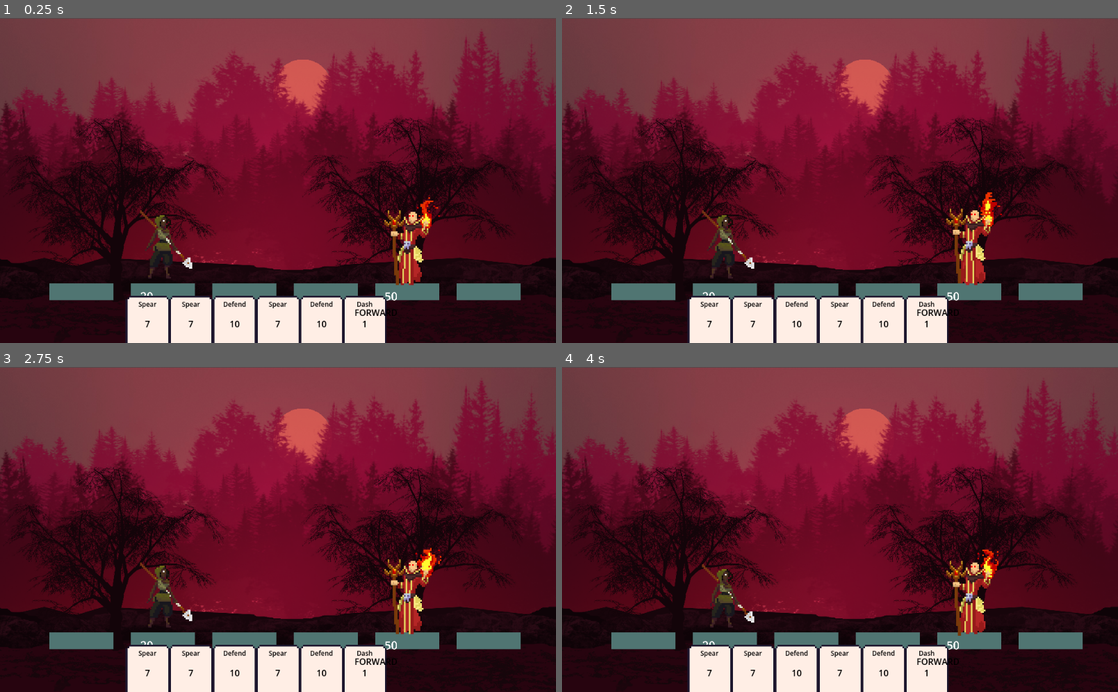
Above: before the commit, frames 1-4 (two rows, left to right).
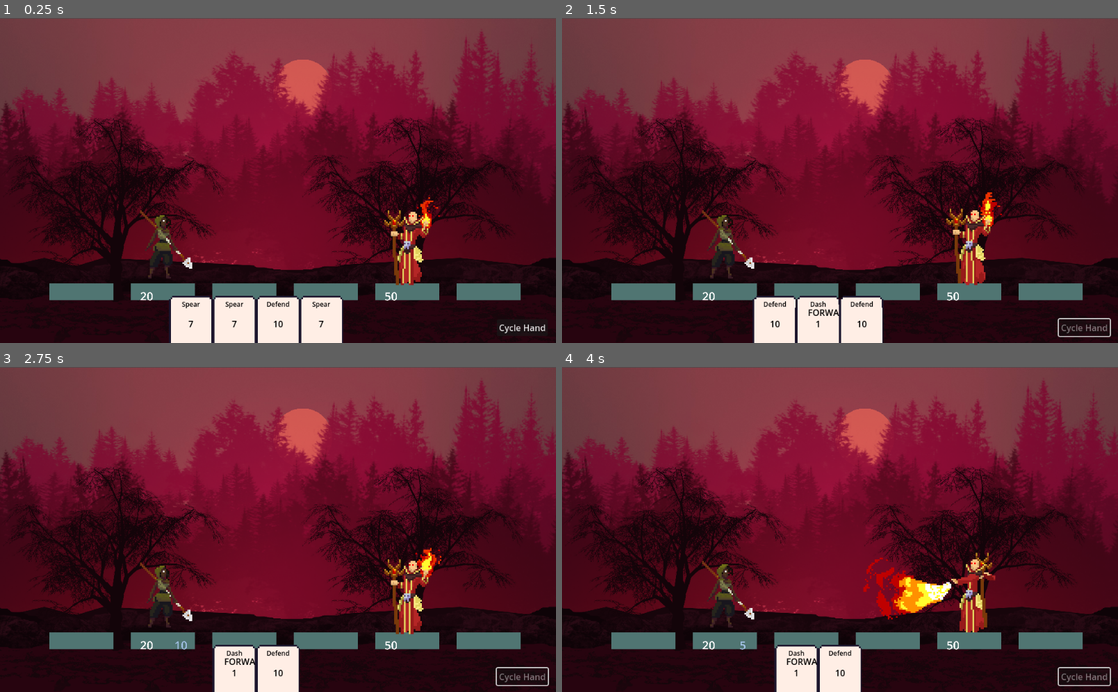
Above: after the commit, the same moments.

Repository: maxnovak/card-battle-time
Game: Godot game, scene res://Combat.tscn
Same seed, same stepped clock (60 frames per second), same inputs: the game is played once before the commit and once after it.
Inputs (mouse positions are in pixels of both pictures, inside the frame that each line leads up to):
- Up to frame 1 (0.25 s): no input
- Up to frame 2 (1.5 s): click (1084, 326) at 0.5 s, where only the run after the commit has a clickable "Cycle Hand"; move the mouse to (712, 323) at 1.27 s; click (712, 323) at 1.42 s
- Up to frame 3 (2.75 s): move the mouse to (189, 672) at 2.02 s; click (189, 672) at 2.17 s
- Up to frame 4 (4 s): move the mouse to (795, 672) at 2.77 s; click (795, 672) at 2.92 s; move the mouse to (840, 672) at 3.52 s; click (840, 672) at 3.67 s

The runs differ from the first frame. In frame 1, 2.6% of the frame differs, in the area x 22-99%, y 85-100%; in frame 2, 4.4%; in frame 3, 4.9%; in frame 4, 7.5%, in the area x 22-99%, y 56-100%.

Commit message:
Add button to discard hand for card cycling

Diff:
--- a/Combat.tscn
+++ b/Combat.tscn
@@ -6,6 +6,7 @@
 [ext_resource type="PackedScene" uid="uid://vb70ep72ce87" path="res://Hero/Hero.tscn" id="3_k2pbf"]
 [ext_resource type="PackedScene" uid="uid://cncc8a5j6c6vh" path="res://GUI/BattleGrid.tscn" id="3_uvy4p"]
 [ext_resource type="PackedScene" uid="uid://cmvw1gkyaj1ku" path="res://Enemies/Enemy/Enemy.tscn" id="4_ib54q"]
+[ext_resource type="Script" path="res://button.gd" id="5_r8tme"]
 [ext_resource type="Script" path="res://hand.gd" id="6_n4xav"]
 
 [node name="Combat" type="Node2D"]
@@ -27,6 +28,14 @@
 offset_right = 549.0
 offset_bottom = 228.0
 
+[node name="Button" type="Button" parent="GUI"]
+offset_left = 915.0
+offset_top = 556.0
+offset_right = 1009.0
+offset_bottom = 587.0
+text = "Cycle Hand"
+script = ExtResource("5_r8tme")
+
 [node name="Hero" parent="." instance=ExtResource("3_k2pbf")]
 position = Vector2(292, 413)
 scale = Vector2(3, 3)
@@ -46,5 +55,7 @@
 one_shot = true
 
 [connection signal="PhaseChange" from="." to="." method="_on_phase_change"]
+[connection signal="pressed" from="GUI/Button" to="Hand" method="_on_button_pressed"]
+[connection signal="pressed" from="GUI/Button" to="GUI/Button" method="_on_pressed"]
 [connection signal="DisplayError" from="Hand" to="GUI" method="_on_hand_display_error"]
 [connection signal="timeout" from="AttackTimer" to="." method="_on_attack_timer_timeout"]
--- /dev/null
+++ b/button.gd
@@ -0,0 +1,4 @@
+extends Button
+
+func _on_pressed():
+	disabled = true
--- a/combat.gd
+++ b/combat.gd
@@ -91,7 +91,7 @@
 
 func dealCards():
 	if deckCards.size() >= 3:
-		for i in range(5):
+		for i in range(3):
 			var card = deckCards.pop_front()
 			card.position = Vector2(80*i, 0)
 			$Hand.add_child(card, true)
@@ -142,6 +142,7 @@
 		currentPhase = Global.TurnOrder[Global.TurnOrder.find(currentPhase) + 1]
 
 	if phase == Global.Phases.PLAY_CARD:
+		$GUI/Button.disabled = false
 		pass
 
 	if phase == Global.Phases.PLAYER_COMBAT:
--- a/hand.gd
+++ b/hand.gd
@@ -58,3 +58,13 @@
 		&& get_parent().hero_position == 0:
 		return "Cannot move back anymore"
 	return null
+
+func _on_button_pressed():
+	if !get_parent().currentPhase == Global.Phases.PLAY_CARD:
+		return
+
+	var cards = get_children()
+	for card in cards:
+		remove_child(card)
+		get_parent().discard.append(card)
+	get_parent().dealCards()
Not shown: 1 places in Combat.tscn that only renumber resources
